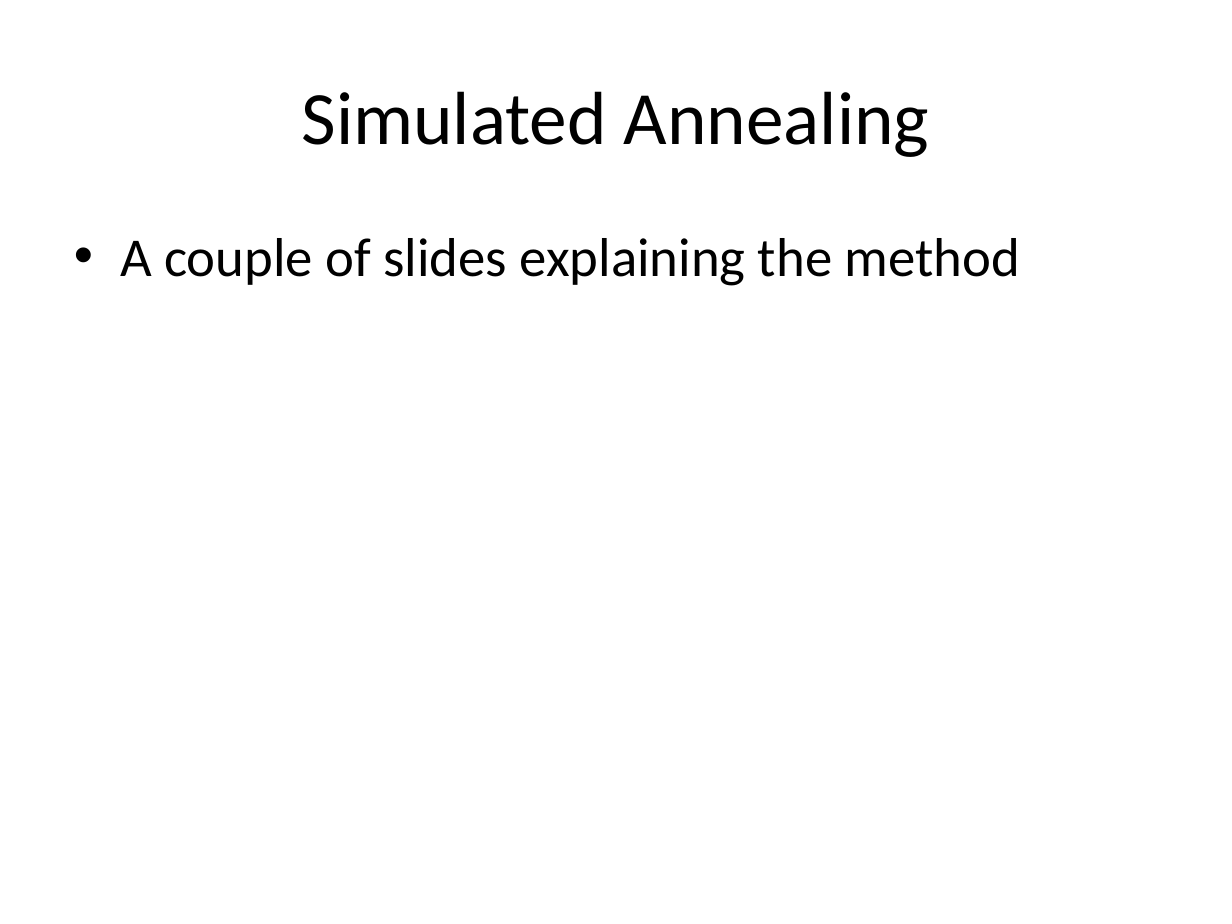
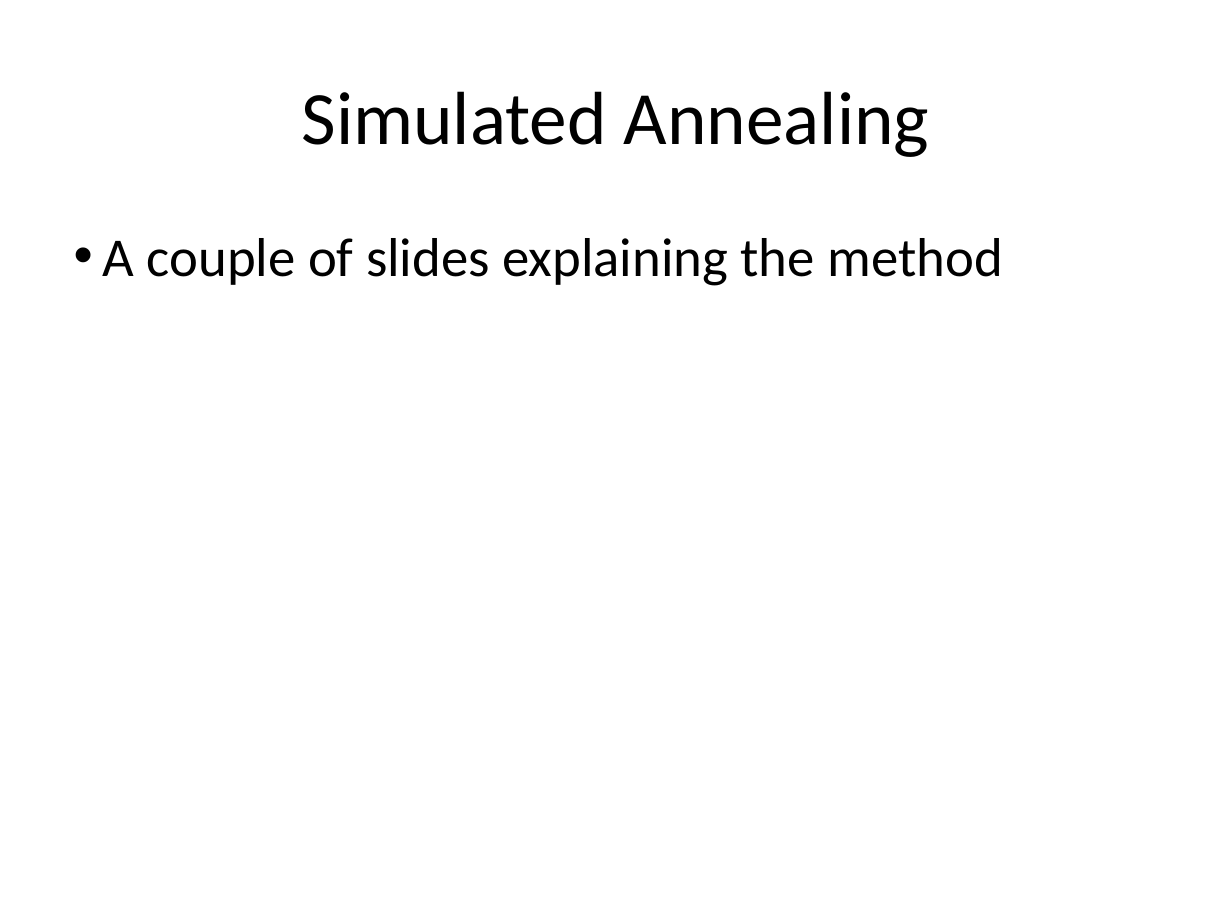
Before and after one commit to zestrada/atomicscalesimulationgroup2, a slide deck: slide 8 of Presentation/FinalPresentation.pptx. Drawn at 1232x924 pixels with LibreOffice and Linux fonts; fonts in the diff are those of the drawing. Boxes give left, top, right and bottom in pixels: in the first picture for what was removed or moved away, otherwise in the second. Text is boxed around its words. In the diff, an @@ line names an element or a change of style, - is before the commit and + after.

```diff
--- a/Presentation/FinalPresentation.pptx
+++ b/Presentation/FinalPresentation.pptx
@@ text "A couple of slides explaining ..." at bbox=[103, 238, 1002, 286]: indent changed; less space between paragraphs @@
```
Also in this commit, not shown: 10 other slides changed, 6 other files.
